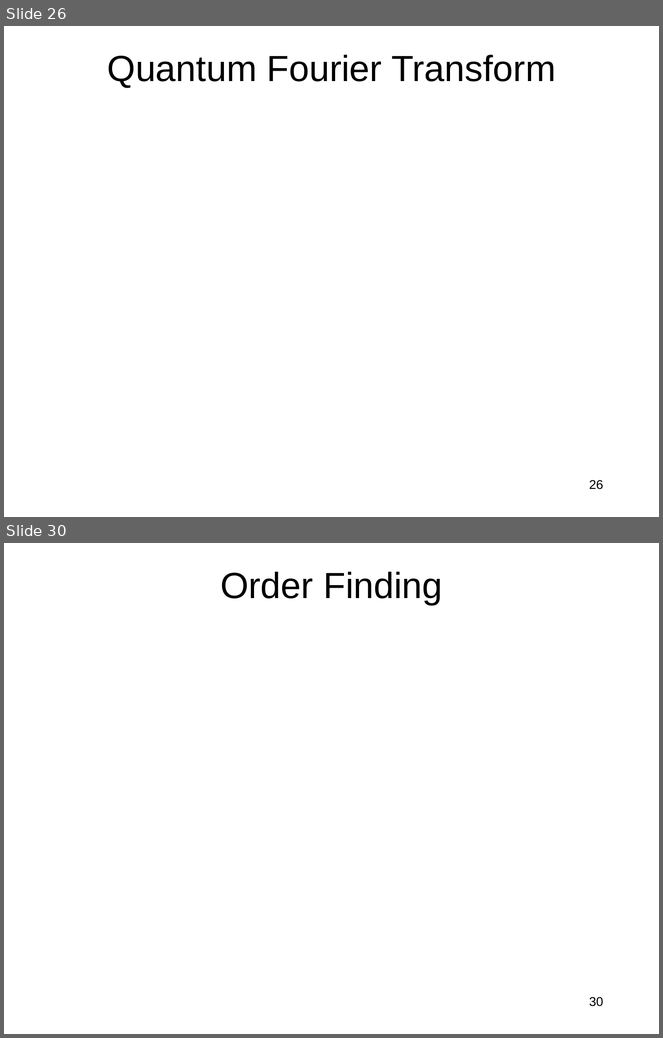
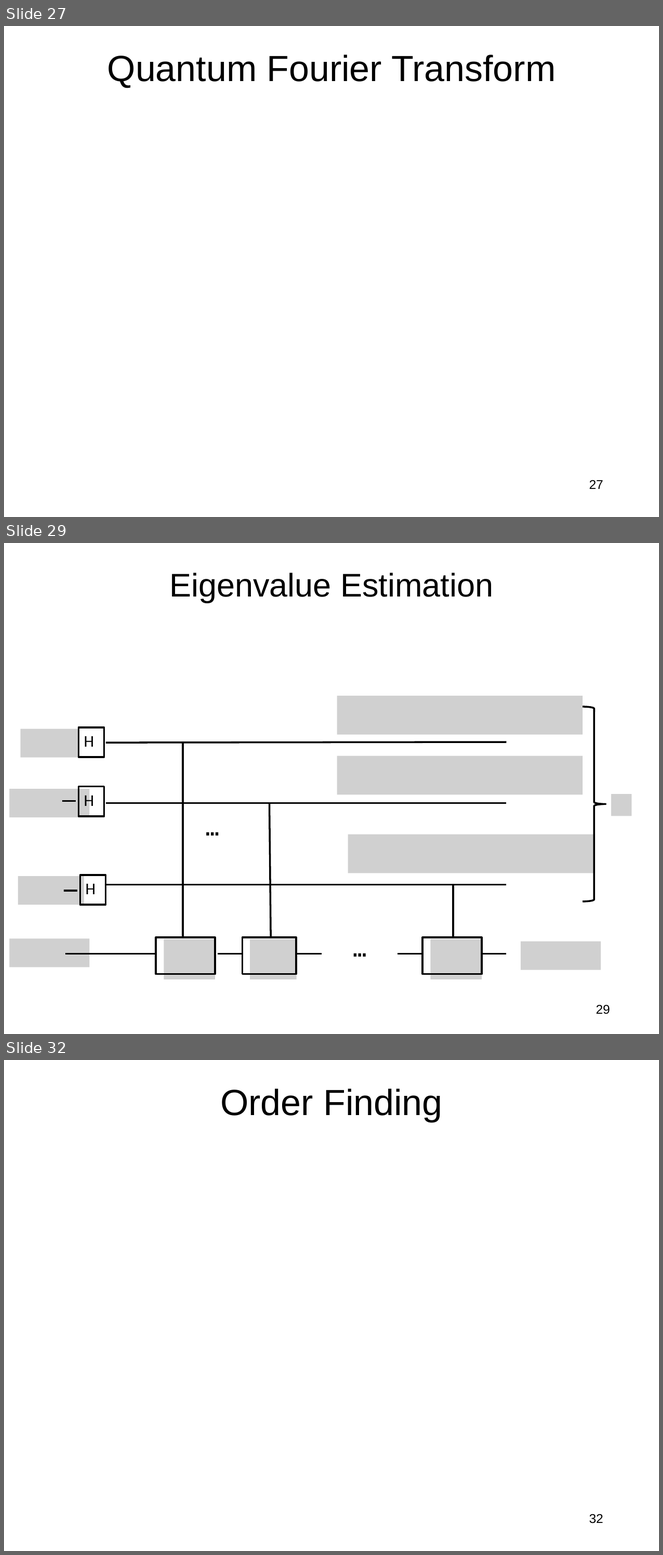
Before and after one commit to jlmucb/class_notes, a slide deck: BerkeleyClass/CS290Spring2013/Lectures/QC.pptx. Shown one above the other, each under a label of ours: slides 26 and 30 before the commit, slides 27, 29 and 32 after it; the slides between them are not shown. The pictures are 663x1038 and 663x1555 pixels, drawn with LibreOffice and Linux fonts; fonts in the diff are those of the drawing; grey boxes stand for pictures. Boxes give left, top, right and bottom in pixels: in the first picture for what was removed or moved away, otherwise in the second. Text is boxed around its words. In the diff, an @@ line names an element or a change of style, - is before the commit and + after.

```diff
--- a/BerkeleyClass/CS290Spring2013/Lectures/QC.pptx
+++ b/BerkeleyClass/CS290Spring2013/Lectures/QC.pptx
@@ slide 29 added at bbox=[4, 543, 659, 1034], background #FFFFFF @@
@@ title added at bbox=[169, 573, 493, 603], 36 pt, text #000000 @@
+Eigenvalue Estimation
@@ group added at bbox=[9, 696, 632, 980]: 13 lines, 12 pictures, 6 rectangles, 5 texts, 1 right brace @@
+H
+…
+H
+H
+…
@@ page number added at bbox=[596, 1005, 610, 1015], 14 pt, text #000000 @@
+29
@@ what was slide 26 is now slide 27 @@
@@ page number at bbox=[590, 480, 604, 489]: text changed @@
-26
+27
@@ what was slide 30 is now slide 32 @@
@@ page number at bbox=[590, 1514, 604, 1524]: text changed @@
-30
+32
```
Also in this commit, not shown: 6 slides changed, 2 other slides added.
